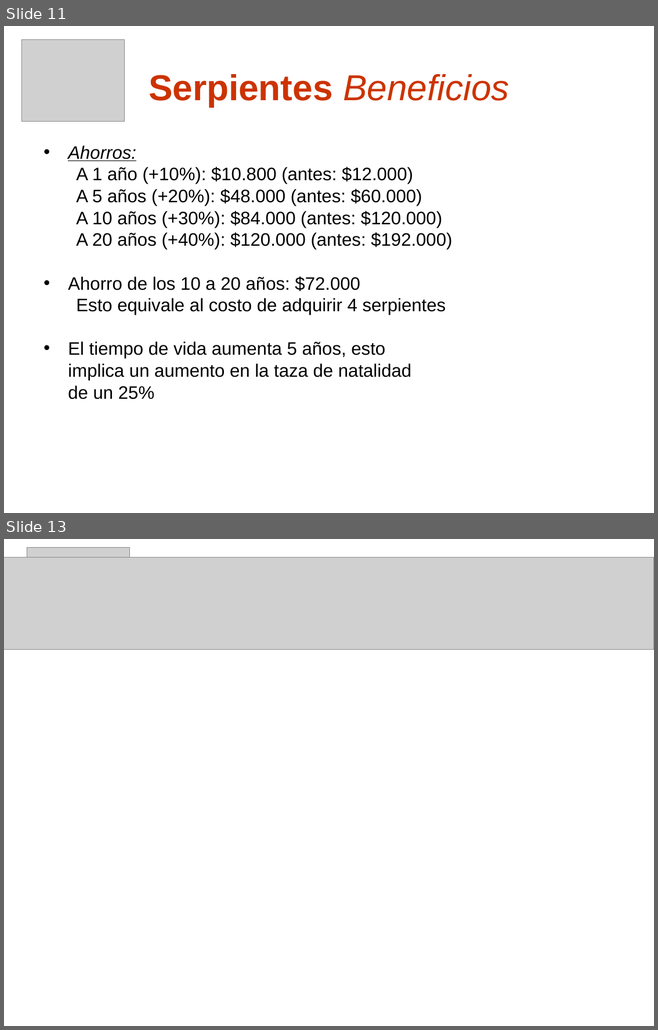
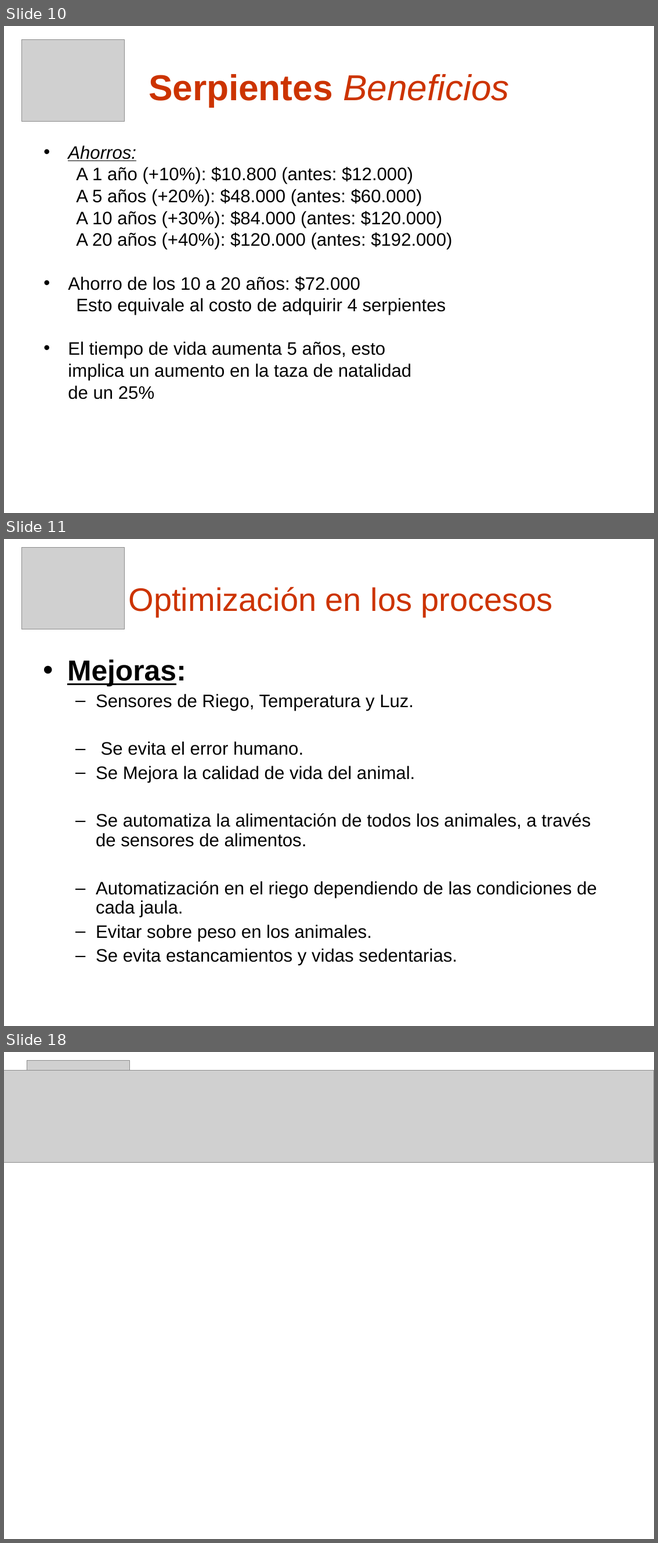
Before and after one commit to nicohen/taller-desarrollo-proyectos-i, a slide deck: Presentaciones/Demo Gerencial.ppt. Shown one above the other, each under a label of ours: slides 11 and 13 before the commit, slides 10, 11 and 18 after it; the slides between them are not shown. The pictures are 658x1030 and 658x1543 pixels, drawn with LibreOffice and Linux fonts; fonts in the diff are those of the drawing; grey boxes stand for pictures; background and template pictures are left out. Boxes give left, top, right and bottom in pixels: in the first picture for what was removed or moved away, otherwise in the second. Text is boxed around its words. In the diff, an @@ line names an element or a change of style, - is before the commit and + after.

```diff
--- a/Presentaciones/Demo Gerencial.ppt
+++ b/Presentaciones/Demo Gerencial.ppt
@@ slide 11 added at [4, 539, 654, 1026], background picture (left out) @@
@@ picture added at [21, 548, 124, 629] @@
@@ title added at [129, 587, 553, 617], 36 pt, text #CC3300 @@
+Optimización en los procesos
@@ text added at [67, 660, 597, 965], 20 pt, text #000000 @@
+• Mejoras:
+  – Sensores de Riego, Temperatura y Luz.
+  – Se evita el error humano.
+  – Se Mejora la calidad de vida del animal.
+  – Se automatiza la alimentación de todos los animales, a través de sensores de alimentos.
+  – Automatización en el riego dependiendo de las condiciones de cada jaula.
+  – Evitar sobre peso en los animales.
+  – Se evita estancamientos y vidas sedentarias.
@@ what was slide 11 is now slide 10 @@
@@ what was slide 13 is now slide 18 @@
```
Also in this commit, not shown: 10 slides changed, 5 other slides added, 1 slide removed.
